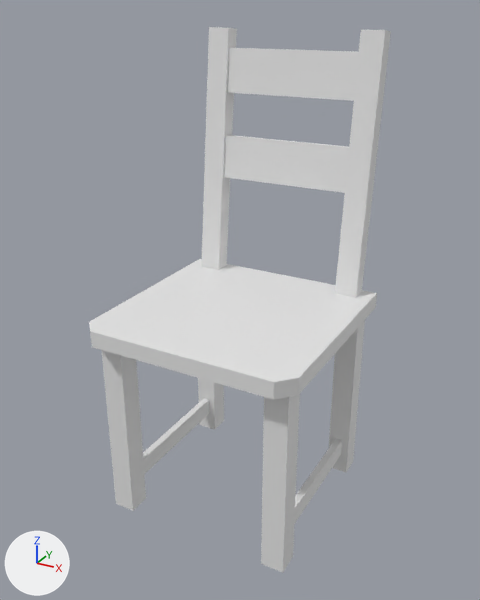
Two versions of the Blender file 3D/Chair/Source/Chair.blend, one commit apart.
One viewpoint serves both versions: a 50 mm lens placed at (2.55, -4.63, 4.17), pointed at (0.01, -0.01, 1.86). Lighting does not change. The marker at lower left points along +X, +Y and +Z.

Names of what the first picture shows: 'Chair'.
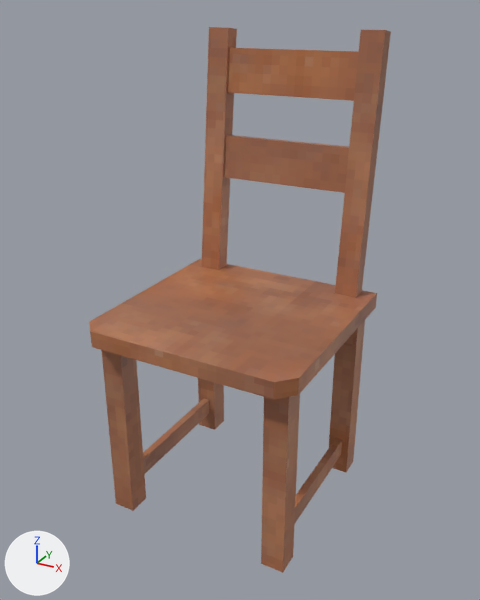
What differs and where, as boxes [x1, y1, x2, y2] in the pictures (480 x 600 px):
'Chair', recoloured (white to brown): [89, 27, 391, 573] in both

The change, as a list of edits to the scene's bpy script:
```text
Add img_chair_colour_png:
    img_chair_colour_png = load_image('Chair_Colour.png', 'Chair_Colour.png', 32, 32, 'sRGB')
Add mat_material_001:
    mat_material_001 = principled_material('Material.001')
    mat_material_001.texture = img_chair_colour_png
Change me_cube_006:
    where me_cube_006.from_pydata(...)  # 164 vertices, 136 faces; spans x -9.4..9.4, y -9.9..10.5, z 12.8..53.5
    add me_cube_006.materials.append(mat_material_001)  # picture img_chair_colour_png
```
